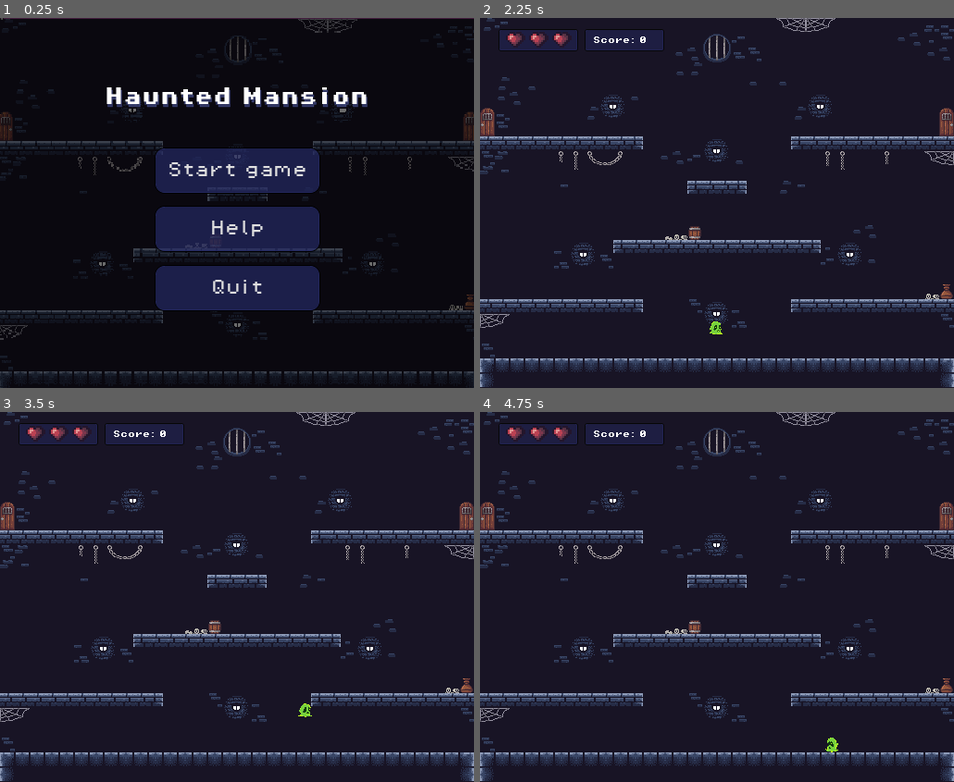
Above: before the commit, frames 1-4 (two rows, left to right).
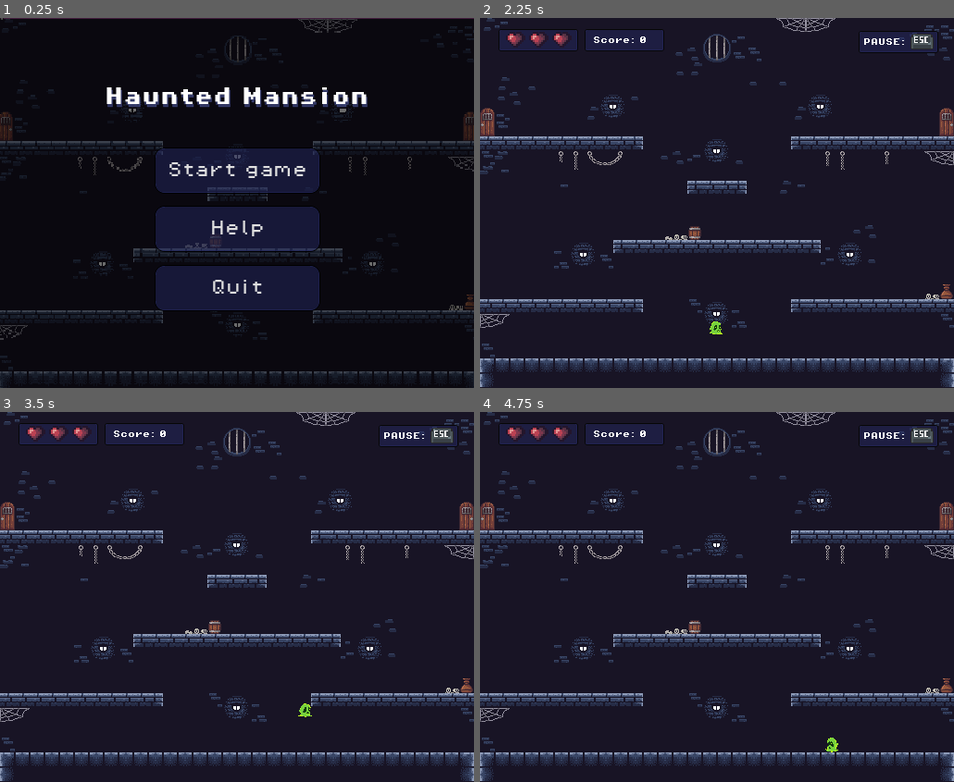
Above: after the commit, the same moments.

Repository: Iizakku/tiimi4_gamejam
Game: Godot game, scene res://Scenes/Levels/MainMenu.tscn
The game is run twice, just before and just after one commit, with the same random seed, the same clock (stepped at 60 frames per second) and the same inputs.
Inputs:
- Up to frame 1 (0.25 s): no input
- Up to frame 2 (2.25 s): click "Start game" at 0.5 s; click "Start game" at 1.25 s; click "Start" at 2 s
- Up to frame 3 (3.5 s): hold D (move_right) from 2.78 s (still down); tap Space (jump) at 3.02 s
- Up to frame 4 (4.75 s): tap Space (jump) at 3.77 s; release D (move_right) at 4.28 s; hold Left (move_left) from 4.28 s (still down)

The runs differ from the first frame. In frame 2, 0.9% of the frame differs, in the area x 79-97%, y 3-10%; in frame 3, 0.9%; in frame 4, 0.9%.

Commit message:
Pause menu ja Main menu muokkaukset

Diff:
--- a/gamejam/Scenes/Levels/MainMenu.tscn
+++ b/gamejam/Scenes/Levels/MainMenu.tscn
@@ -12,12 +12,54 @@
 modulate_color = Color(0.41981313, 0.41981313, 0.4198131, 1)
 
 [sub_resource type="StyleBoxFlat" id="StyleBoxFlat_luq7i"]
-bg_color = Color(0.14901961, 0.16862746, 0.40784314, 0.65882355)
+bg_color = Color(0.14901961, 0.16862746, 0.40784314, 0.45490196)
 border_width_left = 1
 border_width_top = 1
 border_width_right = 1
 border_width_bottom = 1
 border_color = Color(0, 0, 0, 1)
+corner_radius_top_left = 10
+corner_radius_top_right = 10
+corner_radius_bottom_right = 10
+corner_radius_bottom_left = 10
+
+[sub_resource type="StyleBoxFlat" id="StyleBoxFlat_82l7r"]
+bg_color = Color(0.21176471, 0.23529412, 0.5411765, 0.65882355)
+corner_radius_top_left = 10
+corner_radius_top_right = 10
+corner_radius_bottom_right = 10
+corner_radius_bottom_left = 10
+
+[sub_resource type="StyleBoxFlat" id="StyleBoxFlat_2xmls"]
+bg_color = Color(0.21176471, 0.23529412, 0.5411765, 0.65882355)
+corner_radius_top_left = 10
+corner_radius_top_right = 10
+corner_radius_bottom_right = 10
+corner_radius_bottom_left = 10
+
+[sub_resource type="StyleBoxFlat" id="StyleBoxFlat_x0g5v"]
+bg_color = Color(0.21176471, 0.23529412, 0.5411765, 0.65882355)
+corner_radius_top_left = 10
+corner_radius_top_right = 10
+corner_radius_bottom_right = 10
+corner_radius_bottom_left = 10
+
+[sub_resource type="StyleBoxFlat" id="StyleBoxFlat_ybd2e"]
+bg_color = Color(0.21176471, 0.23529412, 0.5411765, 0.65882355)
+corner_radius_top_left = 10
+corner_radius_top_right = 10
+corner_radius_bottom_right = 10
+corner_radius_bottom_left = 10
+
+[sub_resource type="StyleBoxFlat" id="StyleBoxFlat_cwjnk"]
+bg_color = Color(0.21005294, 0.2360931, 0.5408073, 0.65882355)
+corner_radius_top_left = 10
+corner_radius_top_right = 10
+corner_radius_bottom_right = 10
+corner_radius_bottom_left = 10
+
+[sub_resource type="StyleBoxFlat" id="StyleBoxFlat_iruej"]
+bg_color = Color(0.21176471, 0.23529412, 0.5411765, 0.65882355)
 corner_radius_top_left = 10
 corner_radius_top_right = 10
 corner_radius_bottom_right = 10
@@ -46,6 +88,34 @@
 texture = ExtResource("6_iruej")
 region_rect = Rect2(47.593475, 33.184265, 16.095459, 14.008549)
 
+[sub_resource type="StyleBoxFlat" id="StyleBoxFlat_lm8k6"]
+bg_color = Color(0.21176471, 0.23529412, 0.5411765, 0.65882355)
+corner_radius_top_left = 10
+corner_radius_top_right = 10
+corner_radius_bottom_right = 10
+corner_radius_bottom_left = 10
+
+[sub_resource type="StyleBoxFlat" id="StyleBoxFlat_p1w1t"]
+bg_color = Color(0.21176471, 0.23529412, 0.5411765, 0.65882355)
+corner_radius_top_left = 10
+corner_radius_top_right = 10
+corner_radius_bottom_right = 10
+corner_radius_bottom_left = 10
+
+[sub_resource type="StyleBoxFlat" id="StyleBoxFlat_kv2kq"]
+bg_color = Color(0.21176471, 0.23529412, 0.5411765, 0.65882355)
+corner_radius_top_left = 10
+corner_radius_top_right = 10
+corner_radius_bottom_right = 10
+corner_radius_bottom_left = 10
+
+[sub_resource type="StyleBoxFlat" id="StyleBoxFlat_xp410"]
+bg_color = Color(0.21176471, 0.23529412, 0.5411765, 0.65882355)
+corner_radius_top_left = 10
+corner_radius_top_right = 10
+corner_radius_bottom_right = 10
+corner_radius_bottom_left = 10
+
 [node name="MainMenu" type="Control"]
 layout_mode = 3
 anchors_preset = 15
@@ -80,6 +150,8 @@
 theme_override_fonts/font = ExtResource("2_v2at7")
 theme_override_font_sizes/font_size = 18
 theme_override_styles/normal = SubResource("StyleBoxFlat_luq7i")
+theme_override_styles/pressed = SubResource("StyleBoxFlat_82l7r")
+theme_override_styles/hover = SubResource("StyleBoxFlat_2xmls")
 text = "Help
 "
 
@@ -99,6 +171,8 @@
 theme_override_fonts/font = ExtResource("2_v2at7")
 theme_override_font_sizes/font_size = 18
 theme_override_styles/normal = SubResource("StyleBoxFlat_luq7i")
+theme_override_styles/pressed = SubResource("StyleBoxFlat_x0g5v")
+theme_override_styles/hover = SubResource("StyleBoxFlat_ybd2e")
 text = "Quit"
 
 [node name="Startgame" type="Button" parent="."]
@@ -117,6 +191,8 @@
 theme_override_fonts/font = ExtResource("2_v2at7")
 theme_override_font_sizes/font_size = 18
 theme_override_styles/normal = SubResource("StyleBoxFlat_luq7i")
+theme_override_styles/pressed = SubResource("StyleBoxFlat_cwjnk")
+theme_override_styles/hover = SubResource("StyleBoxFlat_iruej")
 text = "Start game"
 
 [node name="HauntedMansion" type="Label" parent="."]
@@ -143,7 +219,6 @@
 "
 
 [node name="Help" type="Panel" parent="."]
-visible = false
 layout_mode = 1
 anchors_preset = 8
 anchor_left = 0.5
@@ -233,6 +308,8 @@
 theme_override_fonts/font = ExtResource("2_v2at7")
 theme_override_font_sizes/font_size = 15
 theme_override_styles/normal = SubResource("StyleBoxFlat_luq7i")
+theme_override_styles/pressed = SubResource("StyleBoxFlat_lm8k6")
+theme_override_styles/hover = SubResource("StyleBoxFlat_p1w1t")
 text = "Back"
 
 [node name="Instructions" type="Panel" parent="."]
@@ -289,7 +366,7 @@
 "
 horizontal_alignment = 1
 
-[node name="BackButton" type="Button" parent="Instructions"]
+[node name="StartButton" type="Button" parent="Instructions"]
 texture_filter = 1
 layout_mode = 1
 anchors_preset = 8
@@ -306,10 +383,12 @@
 theme_override_fonts/font = ExtResource("2_v2at7")
 theme_override_font_sizes/font_size = 15
 theme_override_styles/normal = SubResource("StyleBoxFlat_luq7i")
+theme_override_styles/pressed = SubResource("StyleBoxFlat_kv2kq")
+theme_override_styles/hover = SubResource("StyleBoxFlat_xp410")
 text = "Start"
 
 [connection signal="pressed" from="Help2" to="." method="_on_options_pressed"]
 [connection signal="pressed" from="Quit" to="." method="_on_quit_pressed"]
 [connection signal="pressed" from="Startgame" to="." method="_on_startgame_pressed"]
 [connection signal="pressed" from="Help/BackButton" to="." method="_on_back_button_pressed"]
-[connection signal="pressed" from="Instructions/BackButton" to="." method="_on_start_button_pressed"]
+[connection signal="pressed" from="Instructions/StartButton" to="." method="_on_start_button_pressed"]
--- a/gamejam/Scenes/Levels/level.tscn
+++ b/gamejam/Scenes/Levels/level.tscn
@@ -1,13 +1,14 @@
-[gd_scene load_steps=11 format=3 uid="uid://jaex2211lmyr"]
+[gd_scene load_steps=12 format=3 uid="uid://jaex2211lmyr"]
 
 [ext_resource type="PackedScene" uid="uid://b6cv6tuwyibfu" path="res://Scenes/Characters/player.tscn" id="1_f1n8c"]
 [ext_resource type="Script" uid="uid://cldhofoo88aks" path="res://Code/Level/level.gd" id="1_i5435"]
 [ext_resource type="PackedScene" uid="uid://cbo465hxsmq2e" path="res://Scenes/Levels/tilemap.tscn" id="1_lkqqh"]
 [ext_resource type="PackedScene" uid="uid://b1a41irx2li62" path="res://Scenes/Characters/enemy_2.tscn" id="2_7x7pb"]
 [ext_resource type="PackedScene" uid="uid://b87gsptlg5d6w" path="res://Scenes/Characters/enemy.tscn" id="3_yjxcc"]
-[ext_resource type="Script" uid="uid://2prfgwkcmtgu" path="res://Code/Level/spawner_2.gd" id="5_rv5g2"]
+[ext_resource type="Script" path="res://Code/Level/spawner_2.gd" id="5_rv5g2"]
 [ext_resource type="PackedScene" uid="uid://c7b724rakr4r1" path="res://Scenes/Levels/ui.tscn" id="6_lhx7y"]
 [ext_resource type="Script" uid="uid://dgng7n1wow7rl" path="res://Code/Level/spawner.gd" id="6_rv5g2"]
+[ext_resource type="PackedScene" uid="uid://cqhqwwrp817hf" path="res://Scenes/Levels/pause_menu.tscn" id="9_jbixu"]
 
 [sub_resource type="RectangleShape2D" id="RectangleShape2D_i5435"]
 size = Vector2(19.5, 33)
@@ -65,6 +66,10 @@
 [node name="RightSpawn" type="Marker2D" parent="."]
 position = Vector2(518, 294)
 
+[node name="CanvasLayer" type="CanvasLayer" parent="."]
+
+[node name="PauseMenu" parent="CanvasLayer" instance=ExtResource("9_jbixu")]
+
 [connection signal="timeout" from="Spawner/Timer" to="Spawner" method="_on_timer_timeout"]
 [connection signal="timeout" from="Spawner2/Timer" to="Spawner2" method="_on_timer_timeout"]
 [connection signal="body_entered" from="LeftPortal" to="." method="_on_left_portal_body_entered"]
--- /dev/null
+++ b/gamejam/Scenes/Levels/pause_menu.tscn
@@ -0,0 +1,180 @@
+[gd_scene load_steps=13 format=3 uid="uid://cqhqwwrp817hf"]
+
+[ext_resource type="Script" uid="uid://cvvkfe85g757c" path="res://pause_menu.gd" id="1_yafon"]
+[ext_resource type="FontFile" uid="uid://gjrvinpgsxyq" path="res://Fonts/PixelOperator8.ttf" id="2_kud7c"]
+
+[sub_resource type="StyleBoxFlat" id="StyleBoxFlat_4o3s6"]
+bg_color = Color(0.10980392, 0.047058824, 0.23529412, 0.89411765)
+corner_radius_top_left = 20
+corner_radius_top_right = 20
+corner_radius_bottom_right = 20
+corner_radius_bottom_left = 20
+
+[sub_resource type="StyleBoxFlat" id="StyleBoxFlat_76vfl"]
+bg_color = Color(0.21176471, 0.23529412, 0.5411765, 0.65882355)
+border_width_left = 1
+border_width_top = 1
+border_width_right = 1
+border_width_bottom = 1
+border_color = Color(0.0056611495, 0.0056611532, 0.005661142, 1)
+corner_radius_top_left = 10
+corner_radius_top_right = 10
+corner_radius_bottom_right = 10
+corner_radius_bottom_left = 10
+
+[sub_resource type="StyleBoxFlat" id="StyleBoxFlat_kud7c"]
+bg_color = Color(0.14901961, 0.16862746, 0.40784314, 0.45490196)
+corner_radius_top_left = 10
+corner_radius_top_right = 10
+corner_radius_bottom_right = 10
+corner_radius_bottom_left = 10
+
+[sub_resource type="StyleBoxFlat" id="StyleBoxFlat_dvtw4"]
+bg_color = Color(0.14901961, 0.16862746, 0.40784314, 0.45490196)
+corner_radius_top_left = 10
+corner_radius_top_right = 10
+corner_radius_bottom_right = 10
+corner_radius_bottom_left = 10
+
+[sub_resource type="StyleBoxFlat" id="StyleBoxFlat_gt76x"]
+bg_color = Color(0.21176471, 0.23529412, 0.5411765, 0.65882355)
+border_width_left = 1
+border_width_top = 1
+border_width_right = 1
+border_width_bottom = 1
+border_color = Color(0.0056611495, 0.0056611532, 0.005661142, 1)
+corner_radius_top_left = 10
+corner_radius_top_right = 10
+corner_radius_bottom_right = 10
+corner_radius_bottom_left = 10
+
+[sub_resource type="StyleBoxFlat" id="StyleBoxFlat_o8xjl"]
+bg_color = Color(0.14901961, 0.16862746, 0.40784314, 0.45490196)
+corner_radius_top_left = 10
+corner_radius_top_right = 10
+corner_radius_bottom_right = 10
+corner_radius_bottom_left = 10
+
+[sub_resource type="StyleBoxFlat" id="StyleBoxFlat_7l5uh"]
+bg_color = Color(0.14901961, 0.16862746, 0.40784314, 0.45490196)
+corner_radius_top_left = 10
+corner_radius_top_right = 10
+corner_radius_bottom_right = 10
+corner_radius_bottom_left = 10
+
+[sub_resource type="StyleBoxFlat" id="StyleBoxFlat_0sdvu"]
+bg_color = Color(0.21176471, 0.23529412, 0.5411765, 0.65882355)
+border_width_left = 1
+border_width_top = 1
+border_width_right = 1
+border_width_bottom = 1
+border_color = Color(0, 0, 0, 1)
+corner_radius_top_left = 10
+corner_radius_top_right = 10
+corner_radius_bottom_right = 10
+corner_radius_bottom_left = 10
+
+[sub_resource type="StyleBoxFlat" id="StyleBoxFlat_26npv"]
+bg_color = Color(0.14901961, 0.16862746, 0.40784314, 0.45490196)
+corner_radius_top_left = 10
+corner_radius_top_right = 10
+corner_radius_bottom_right = 10
+corner_radius_bottom_left = 10
+
+[sub_resource type="StyleBoxFlat" id="StyleBoxFlat_wijsk"]
+bg_color = Color(0.14901961, 0.16862746, 0.40784314, 0.45490196)
+corner_radius_top_left = 10
+corner_radius_top_right = 10
+corner_radius_bottom_right = 10
+corner_radius_bottom_left = 10
+
+[node name="PauseMenu" type="Control"]
+process_mode = 3
+layout_mode = 3
+anchors_preset = 15
+anchor_right = 1.0
+anchor_bottom = 1.0
+offset_left = 2.0
+offset_top = 1.0
+offset_right = 2.0
+offset_bottom = 1.0
+grow_horizontal = 2
+grow_vertical = 2
+script = ExtResource("1_yafon")
+
+[node name="Panel" type="Panel" parent="."]
+layout_mode = 1
+anchors_preset = 8
+anchor_left = 0.5
+anchor_top = 0.5
+anchor_right = 0.5
+anchor_bottom = 0.5
+offset_left = -176.0
+offset_top = -126.0
+offset_right = 176.0
+offset_bottom = 126.0
+grow_horizontal = 2
+grow_vertical = 2
+theme_override_styles/panel = SubResource("StyleBoxFlat_4o3s6")
+
+[node name="Resume" type="Button" parent="Panel"]
+layout_mode = 1
+anchors_preset = 8
+anchor_left = 0.5
+anchor_top = 0.5
+anchor_right = 0.5
+anchor_bottom = 0.5
+offset_left = -85.375
+offset_top = -79.0
+offset_right = 85.375
+offset_bottom = -38.5
+grow_horizontal = 2
+grow_vertical = 2
+size_flags_vertical = 4
+theme_override_fonts/font = ExtResource("2_kud7c")
+theme_override_styles/normal = SubResource("StyleBoxFlat_76vfl")
+theme_override_styles/pressed = SubResource("StyleBoxFlat_kud7c")
+theme_override_styles/hover = SubResource("StyleBoxFlat_dvtw4")
+text = "Resume"
+
+[node name="MainMenu" type="Button" parent="Panel"]
+layout_mode = 1
+anchors_preset = 8
+anchor_left = 0.5
+anchor_top = 0.5
+anchor_right = 0.5
+anchor_bottom = 0.5
+offset_left = -85.5
+offset_top = -20.5
+offset_right = 85.5
+offset_bottom = 20.5
+grow_horizontal = 2
+grow_vertical = 2
+theme_override_fonts/font = ExtResource("2_kud7c")
+theme_override_styles/normal = SubResource("StyleBoxFlat_gt76x")
+theme_override_styles/pressed = SubResource("StyleBoxFlat_o8xjl")
+theme_override_styles/hover = SubResource("StyleBoxFlat_7l5uh")
+text = "Main Menu"
+
+[node name="Quit" type="Button" parent="Panel"]
+layout_mode = 1
+anchors_preset = 8
+anchor_left = 0.5
+anchor_top = 0.5
+anchor_right = 0.5
+anchor_bottom = 0.5
+offset_left = -84.5
+offset_top = 39.0
+offset_right = 84.5
+offset_bottom = 79.0
+grow_horizontal = 2
+grow_vertical = 2
+theme_override_fonts/font = ExtResource("2_kud7c")
+theme_override_styles/normal = SubResource("StyleBoxFlat_0sdvu")
+theme_override_styles/pressed = SubResource("StyleBoxFlat_26npv")
+theme_override_styles/hover = SubResource("StyleBoxFlat_wijsk")
+text = "Quit"
+
+[connection signal="pressed" from="Panel/Resume" to="." method="_on_resume_pressed"]
+[connection signal="pressed" from="Panel/MainMenu" to="." method="_on_main_menu_pressed"]
+[connection signal="pressed" from="Panel/Quit" to="." method="_on_quit_pressed"]
--- a/gamejam/Scenes/Levels/ui.tscn
+++ b/gamejam/Scenes/Levels/ui.tscn
@@ -1,9 +1,10 @@
-[gd_scene load_steps=7 format=3 uid="uid://c7b724rakr4r1"]
+[gd_scene load_steps=9 format=3 uid="uid://c7b724rakr4r1"]
 
 [ext_resource type="FontFile" uid="uid://bki3djse2umvx" path="res://Fonts/PixelOperator8-Bold.ttf" id="1_xwq20"]
 [ext_resource type="Texture2D" uid="uid://c4hank4nxv1v4" path="res://Art/Sprites/Heart&ManaUi.png" id="2_4r020"]
 [ext_resource type="Script" uid="uid://k7o8xei8cjgk" path="res://Scenes/Levels/hearts.gd" id="2_a2vap"]
 [ext_resource type="Script" uid="uid://dafcxaaeskyvj" path="res://Scenes/Levels/label.gd" id="2_f7omg"]
+[ext_resource type="Texture2D" uid="uid://btk4wcxkftij6" path="res://Art/Mainmenu/Keyboard Extras.png" id="3_bx3gy"]
 
 [sub_resource type="StyleBoxFlat" id="StyleBoxFlat_4r020"]
 bg_color = Color(0.1501219, 0.16849291, 0.40676075, 0.43137255)
@@ -16,6 +17,10 @@
 corner_radius_top_right = 2
 corner_radius_bottom_right = 2
 corner_radius_bottom_left = 2
+
+[sub_resource type="StyleBoxTexture" id="StyleBoxTexture_gm34j"]
+texture = ExtResource("3_bx3gy")
+region_rect = Rect2(36.31147, 0.7358265, 23.483139, 13.669291)
 
 [sub_resource type="AtlasTexture" id="AtlasTexture_a2vap"]
 atlas = ExtResource("2_4r020")
@@ -40,6 +45,35 @@
 theme_override_font_sizes/font_size = 8
 text = "SCORE: "
 script = ExtResource("2_f7omg")
+
+[node name="Pause" type="Panel" parent="."]
+anchors_preset = 1
+anchor_left = 1.0
+anchor_right = 1.0
+offset_left = -103.0
+offset_top = 14.0
+offset_right = -17.0
+offset_bottom = 38.0
+grow_horizontal = 0
+theme_override_styles/panel = SubResource("StyleBoxFlat_4r020")
+
+[node name="Label" type="Label" parent="Pause"]
+layout_mode = 0
+offset_left = 5.0
+offset_top = 8.0
+offset_right = 74.0
+offset_bottom = 31.0
+theme_override_fonts/font = ExtResource("1_xwq20")
+theme_override_font_sizes/font_size = 8
+text = "PAUSE:"
+
+[node name="Panel" type="Panel" parent="Pause"]
+layout_mode = 0
+offset_left = 52.0
+offset_top = 1.0
+offset_right = 85.0
+offset_bottom = 21.0
+theme_override_styles/panel = SubResource("StyleBoxTexture_gm34j")
 
 [node name="Hearts" type="Panel" parent="."]
 offset_left = 20.0
--- /dev/null
+++ b/gamejam/pause_menu.gd
@@ -0,0 +1,25 @@
+extends Control
+
+var _is_paused: bool = false
+
+func _ready() -> void:
+	set_paused(false) # piilottaa menun alussa
+
+func _unhandled_input(event: InputEvent) -> void:
+	if event.is_action_pressed("pause"):
+		set_paused(!_is_paused)
+
+func set_paused(value: bool) -> void:
+	_is_paused = value
+	get_tree().paused = value
+	visible = value
+
+func _on_resume_pressed() -> void:
+	set_paused(false)
+
+func _on_main_menu_pressed() -> void:
+	get_tree().paused = false # tärkeä!
+	get_tree().change_scene_to_file("res://Scenes/Levels/MainMenu.tscn")
+
+func _on_quit_pressed() -> void:
+	get_tree().quit()
--- a/gamejam/project.godot
+++ b/gamejam/project.godot
@@ -42,6 +42,11 @@
 , Object(InputEventKey,"resource_local_to_scene":false,"resource_name":"","device":-1,"window_id":0,"alt_pressed":false …(186 unchanged characters)…
 ]
 }
+pause={
+"deadzone": 0.2,
+"events": [Object(InputEventKey,"resource_local_to_scene":false,"resource_name":"","device":0,"window_id":0,"alt_pressed":false,"shift_pressed":false,"ctrl_pressed":false,"meta_pressed":false,"pressed":false,"keycode":0,"physical_keycode":4194305,"key_label":0,"unicode":0,"location":0,"echo":false,"script":null)
+]
+}
 
 [physics]
 
Not shown: 1 places in gamejam/Scenes/Levels/MainMenu.tscn that only renumber resources
Not shown, added: gamejam/pause_menu.gd.uid
